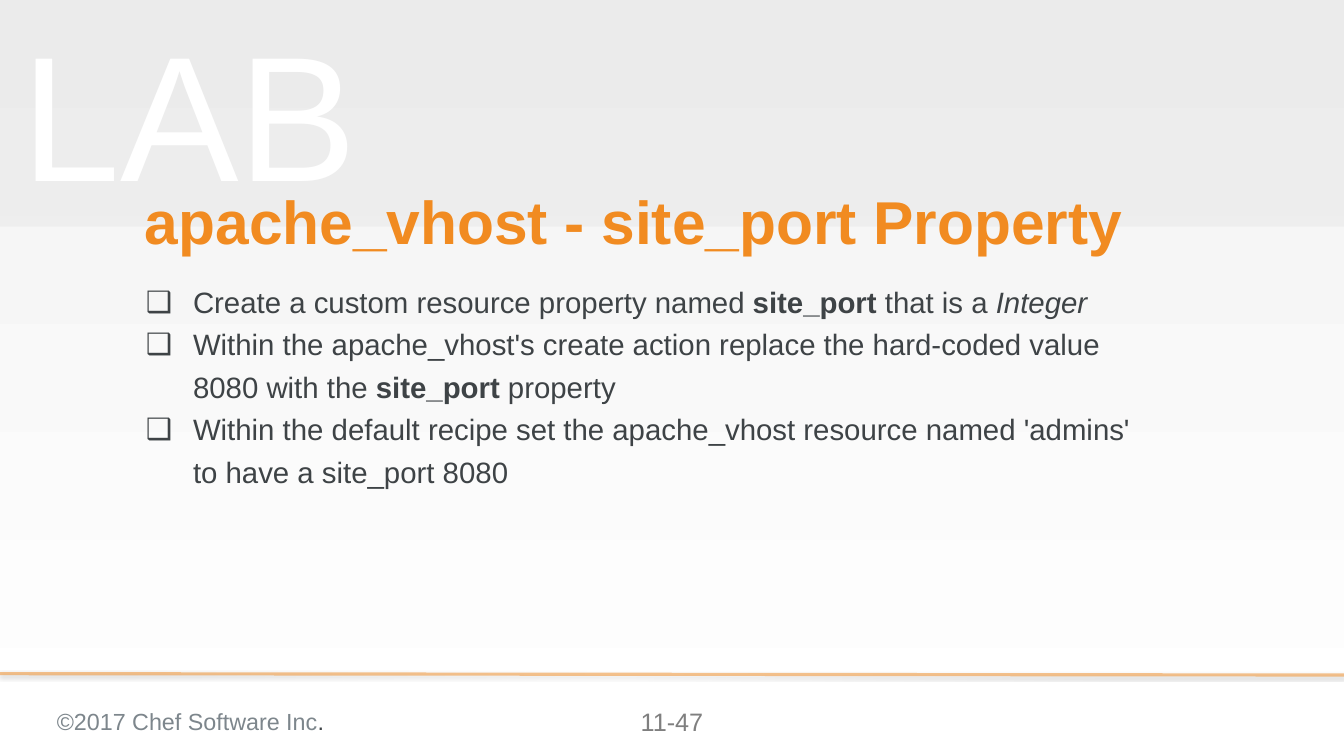
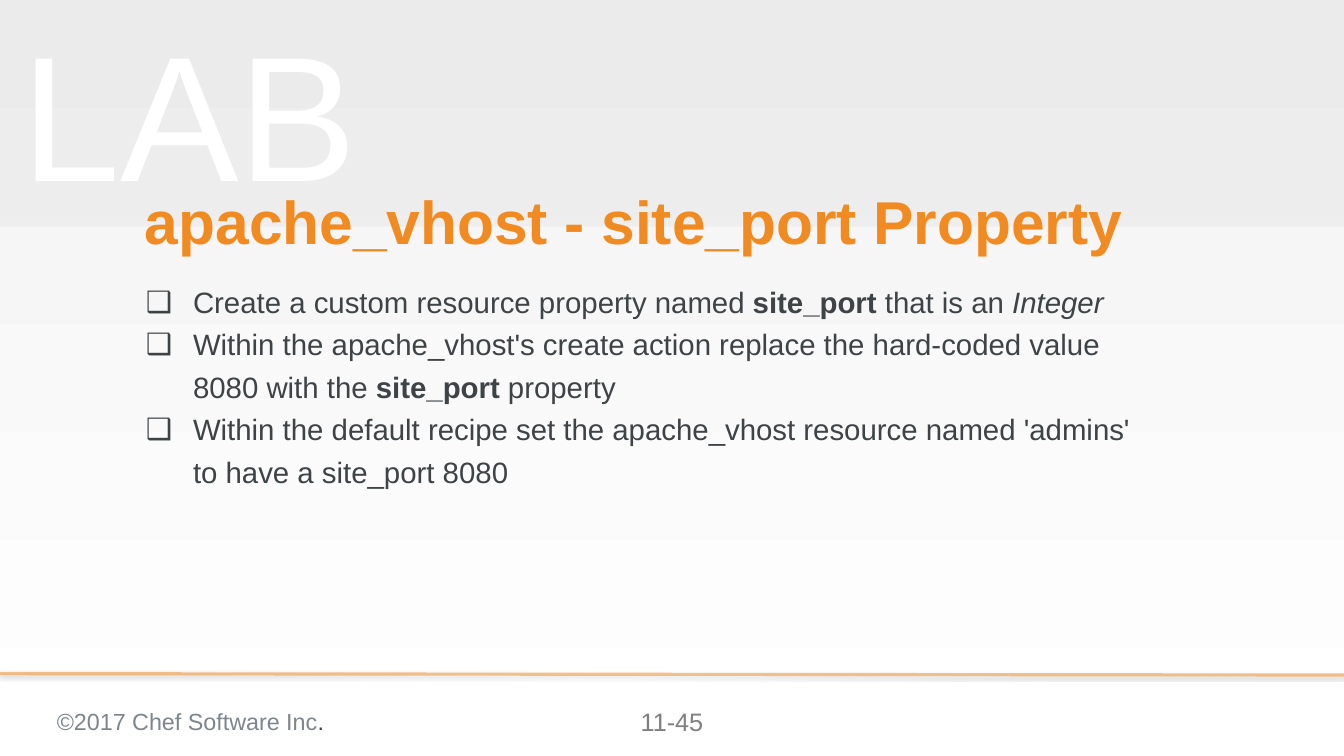
Before and after one commit to ericheiser/chef-intermediate, a slide deck: slide 45 of 11-creating_a_custom_resource.pptx (slide 47 before the commit). Drawn at 1344x756 pixels with LibreOffice and Linux fonts; fonts in the diff are those of the drawing; background and template pictures are left out. Boxes give left, top, right and bottom in pixels: in the first picture for what was removed or moved away, otherwise in the second. Text is boxed around its words. In the diff, an @@ line names an element or a change of style, - is before the commit and + after.

```diff
--- a/11-creating_a_custom_resource.pptx
+++ b/11-creating_a_custom_resource.pptx
@@ subtitle at (193, 291, 1103, 319): text changed @@
-❑ Create a custom resource property named site_port that is a Integer
+❑ Create a custom resource property named site_port that is an Integer
@@ page number at (641, 713, 704, 731): text changed @@
-11-47
+11-45
```
Also in this commit, not shown: 3 other slides changed, 2 slides removed, 10 other files.
